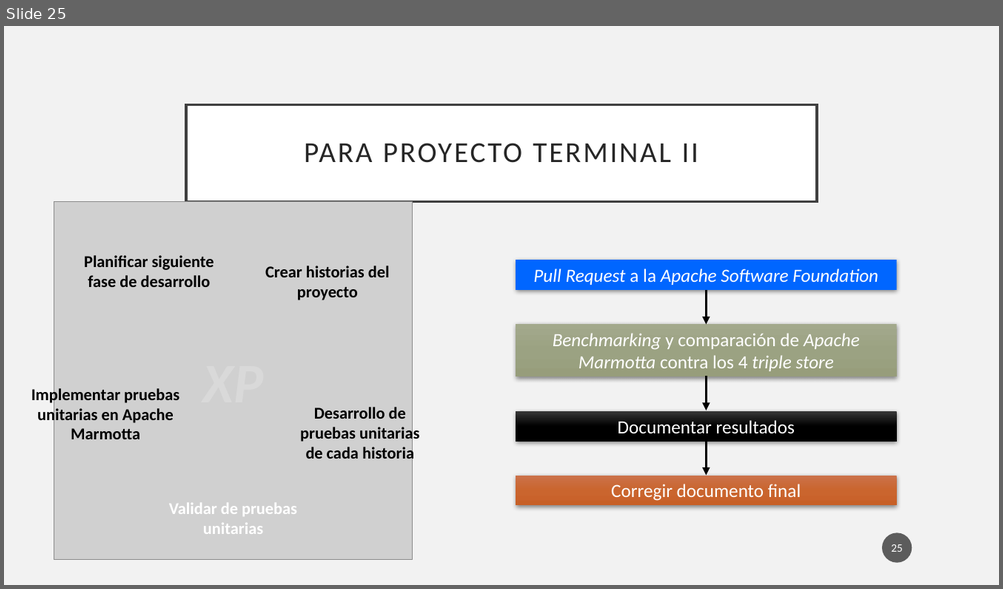
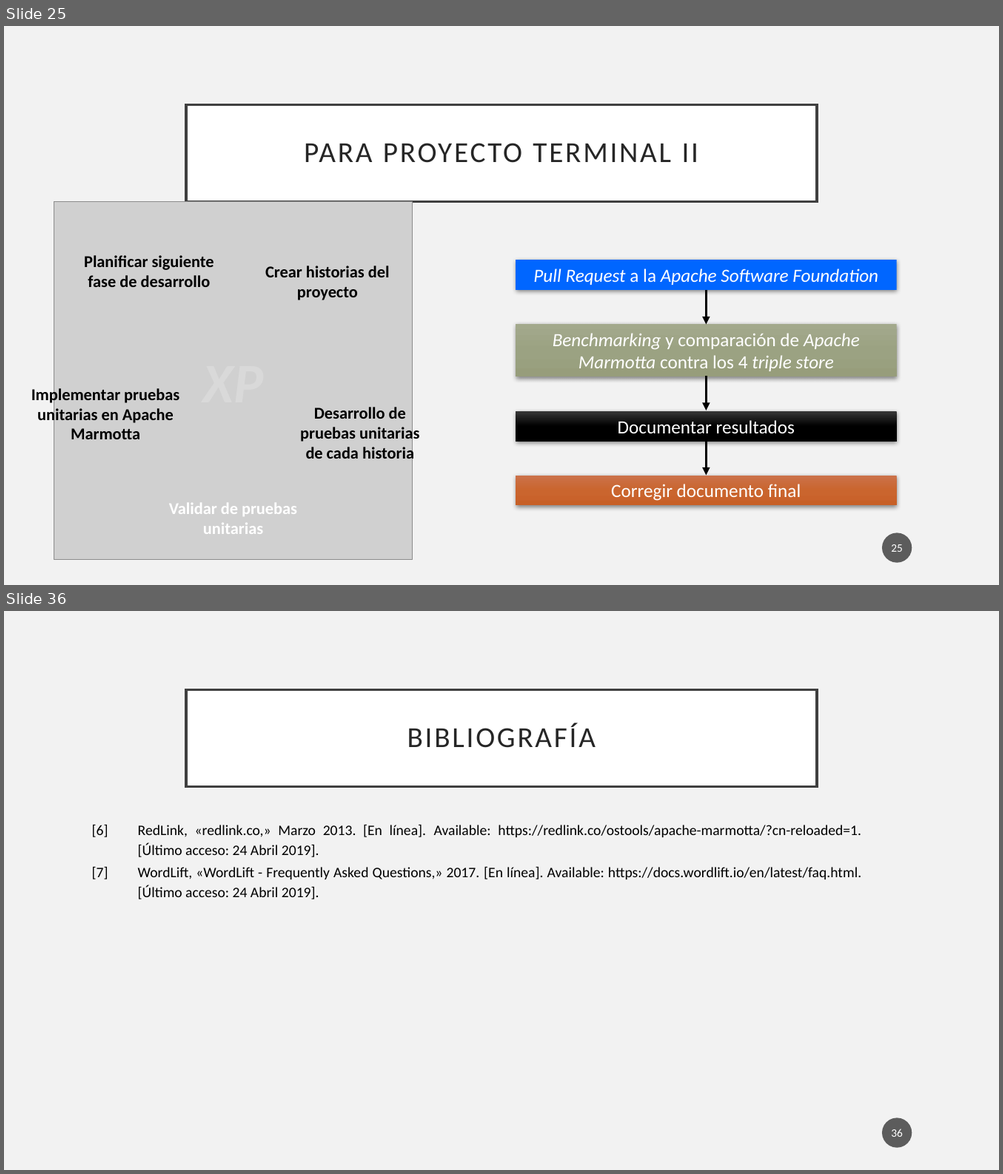
Before and after one commit to Osw1997/Proyecto-Terminal-1, a slide deck: Final/Presentacion.pptx. Shown one above the other, each under a label of ours: slide 25 before the commit, slides 25 and 36 after it; the slides between them are not shown. The pictures are 1003x589 and 1003x1174 pixels, drawn with LibreOffice and Linux fonts; fonts in the diff are those of the drawing; grey boxes stand for pictures. Boxes give left, top, right and bottom in pixels: in the first picture for what was removed or moved away, otherwise in the second. Text is boxed around its words. In the diff, an @@ line names an element or a change of style, - is before the commit and + after.

```diff
--- a/Final/Presentacion.pptx
+++ b/Final/Presentacion.pptx
@@ slide 36 added at <box>4,611,999,1170</box>, background #F2F2F2 @@
@@ title added at <box>186,689,817,786</box>, fill #FFFFFF, outline #404040 2.5 pt, 28 pt, text #262626 @@
+BIBLIOGRAFÍA
@@ table added at <box>91,818,864,903</box>, 2 rows, 2 columns @@
+[6] | RedLink, «redlink.co,» Marzo 2013. [En línea]. Available: https://redlink.co/ostools/apache-marmotta/?cn-reloaded=1. [Último acceso: 24 Abril 2019].
+[7] | WordLift, «WordLift - Frequently Asked Questions,» 2017. [En línea]. Available: https://docs.wordlift.io/en/latest/faq.html. [Último acceso: 24 Abril 2019].
@@ page number added at <box>882,1119,912,1148</box>, fill #1D1D1D at 70% opacity, 11 pt, text #FFFFFF @@
+36
```
Also in this commit, not shown: 12 slides changed, 9 other slides added.
